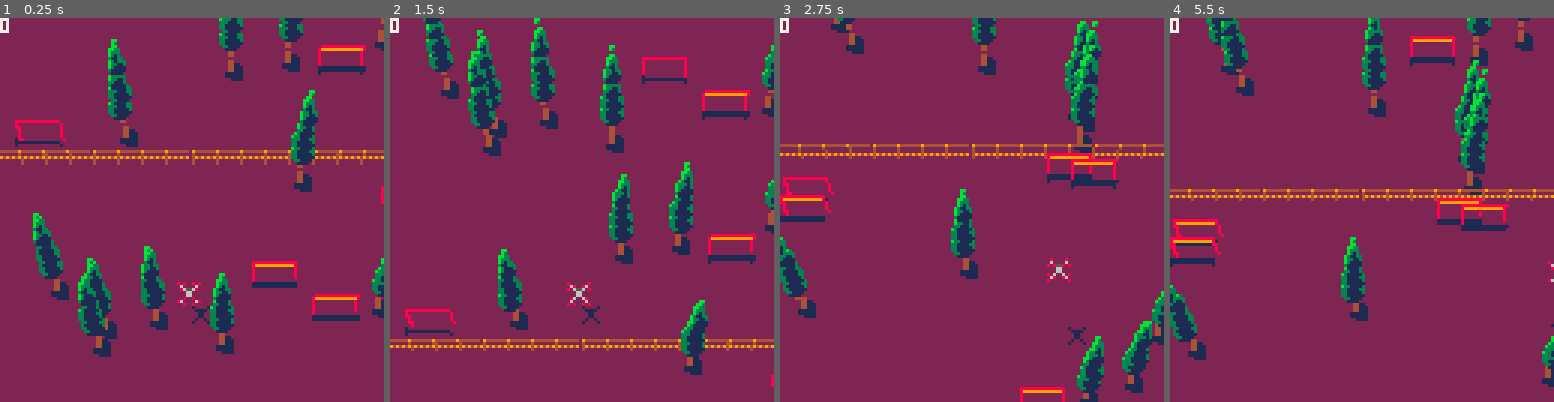
Above: before the commit, frames 1-4 (left to right).
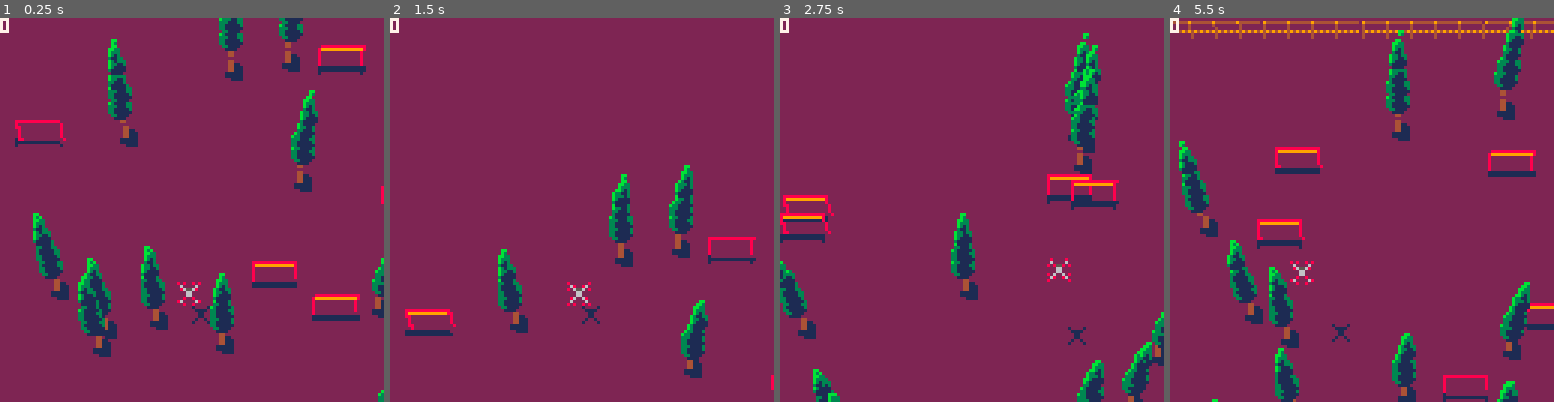
Above: after the commit, the same moments.

Repository: graearea/pico8
Game: PICO-8 cartridge dron.p8
Same seed, same stepped clock (60 frames per second), same inputs: the game is played once before the commit and once after it.
Inputs:
- Up to frame 1 (0.25 s): no input
- Up to frame 2 (1.5 s): tap X (X key) at 0.33, 1.07 s; tap O (Z key) at 0.7 s
- Up to frame 3 (2.75 s): hold Right 1.6-2.1 s; tap O (Z key) at 1.7, 2.1, 2.5 s; tap X (X key) at 1.85 s; hold Up 2.15-2.42 s; hold Right from 2.47 s (still down)
- Up to frame 4 (5.5 s): tap O (Z key) every 0.4 s from 2.9 to 5.3 s; tap X (X key) at 2.97, 4.08, 5.2 s; release Right at 3.03 s; hold Left 3.08-3.58 s; hold Down 3.63-3.97 s; hold Right 4.02-4.68 s; hold Up 4.73-5.03 s; hold Left from 5.08 s (still down)

The runs differ from the first frame. In frame 1, 1.9% of the frame differs, in the area x 0-100%, y 0-100%; in frame 2, 9.4%; in frame 3, 11%; in frame 4, 22%.

Commit message:
shaadows

Diff:
--- a/dron.p8
+++ b/dron.p8
@@ -5,6 +5,7 @@
 
 dead=false
 speed=1
+track_length=512
 
 function _update()
 	if dead then
@@ -71,7 +72,7 @@
 end
 
 function movedown(thing)
- thing.y=(thing.y+speed)%128
+ thing.y=(thing.y+speed)%track_length
 end
 
 --drawing decorators
@@ -92,127 +93,6 @@
  end
 end
 
--->8
--- drone
-
-function drone()
-return
-{
- x=64, y=96, z=3,
- speed=1,
- dx=0, dy=0,
- frame = 0,
-	update = function(self)
-	 self.frame =(self.frame+1)%3
-		if (btn(⬅️)) then self.dx=self.dx-1 end
- 	if (btn(➡️)) then self.dx=self.dx+1 end
- 	if (btn(❎)) then speed=clamp(speed+0.5,0,2) end
- 	if (btn(🅾️)) then speed=clamp(speed-0.5,0,2) end
-  if (btn(⬆️)) then
-  	self.z=clamp(self.z+1,0,10)
-  end
-  if (btn(⬇️)) then
-   self.z=clamp(self.z-1,0,10)
-  end
-
-  self.x=self.x+clamp(self.dx/4,-2,2)
-
-
-  self.dx=self.dx*0.90
-	end,
-
-	draw=function(self)
-		local drx=self.x-4
- 	local dry=self.y-4
-		spr(5,drx+self.z,dry+self.z)
-	 spr(self.frame,
-		 transform(drx,self.z,64),
-		 transform(dry,self.z,150))
-
-	end
-}
-end
-
-dron = drone()
--->8
--- trees
-
-function tree()
-	local tree = {
-  x=flr(rnd(128)),
-  y=flr(rnd(128)),
-
-		collision=function(self,d)
-		 	 local distsq=(d.x-self.x)*(d.x-self.x)+
-	  	(d.y-self.y)*(d.y-self.y)
-	  if distsq<64 then
-	   dead=true
- 	 end
-		end,
-
-  update = function(self,d)
- 	 movedown(self)
- 	 self:collision(d)
-  end,
-
-  draw=function(self)
-   drawtree(self.x-4,self.y-4)
-  end
- }
-	return tree
-end
-
-function drawtree(x,y)
-	for i=6,13 do
-	spr(i,
-		transform(x,i-6,64),
-		transform(y,i-6,256))
-	end
-end
-
-function drawtreepersp(x,y)
-	for i=6,13 do
-		sspr(48+(i-6)*8,0,8,8,
-			perspective(
-			 transform(x,i-6,64)
-		,y)
-
-			,
-		 transform(y,i-6,256),8*(1+y/100),8*(1+y/100)
-		)
-	end
-end
--->8
---fence
-function fence()
- return {
-	y =-rnd(256),
-		collision=function(self,d)
-		 if abs(self.y-d.y)<3 and
-		 d.z < 3
-		 then
-	   dead=true
-	  end
-		end,
-
-	update=function(self,d)
-		movedown(self)
-		self:collision(d)
-	end,
-
-	draw=function(self)
-	 for x=0,128,8 do
-	 	for i=31,38 do
-				spr(i,
-					transform(x,i-31,64,256),
-					transform(self.y,i-31,256,256)
-				)
-			end
-	 end
-	end
-}
-end
--->8
 --heapsort stolen from @morgan3d
 
 function ce_heap_sort(data)
@@ -266,6 +146,126 @@
  end
 end
 -->8
+-- drone
+
+function drone()
+return
+{
+ x=64, y=96, z=3,
+ speed=1,
+ dx=0, dy=0,
+ frame = 0,
+	update = function(self)
+	 self.frame =(self.frame+1)%3
+		if (btn(⬅️)) then self.dx=self.dx-1 end
+ 	if (btn(➡️)) then self.dx=self.dx+1 end
+ 	if (btn(❎)) then speed=2 end
+ 	if (btn(🅾️)) then speed=1 end
+  if (btn(⬆️)) then
+  	self.z=clamp(self.z+1,0,10)
+  end
+  if (btn(⬇️)) then
+   self.z=clamp(self.z-1,0,10)
+  end
+
+  self.x=self.x+clamp(self.dx/4,-2,2)
+
+
+  self.dx=self.dx*0.90
+	end,
+
+	draw=function(self)
+		local drx=self.x-4
+ 	local dry=self.y-4
+		spr(5,drx+self.z,dry+self.z)
+	 spr(self.frame,
+		 transform(drx,self.z,64),
+		 transform(dry,self.z,150))
+
+	end
+}
+end
+
+dron = drone()
+-->8
+-- trees
+
+function tree()
+	local tree = {
+  x=flr(rnd(128)),
+  y=flr(rnd(128)),
+
+		collision=function(self,d)
+		 	 local distsq=(d.x-self.x)*(d.x-self.x)+
+	  	(d.y-self.y)*(d.y-self.y)
+	  if distsq<64 then
+	   dead=true
+ 	 end
+		end,
+
+  update = function(self,d)
+ 	 movedown(self)
+ 	 self:collision(d)
+  end,
+
+  draw=function(self)
+   drawtree(self.x-4,self.y-4)
+  end
+ }
+	return tree
+end
+
+function drawtree(x,y)
+	for i=6,13 do
+	spr(i,
+		transform(x,i-6,64),
+		transform(y,i-6,256))
+	end
+end
+
+function drawtreepersp(x,y)
+	for i=6,13 do
+		sspr(48+(i-6)*8,0,8,8,
+			perspective(
+			 transform(x,i-6,64)
+		,y)
+
+			,
+		 transform(y,i-6,256),8*(1+y/100),8*(1+y/100)
+		)
+	end
+end
+-->8
+--fence
+function fence()
+ return {
+	y =-rnd(128),
+		collision=function(self,d)
+		 if abs(self.y-d.y)<3 and
+		 d.z < 3
+		 then
+	   dead=true
+	  end
+		end,
+
+	update=function(self,d)
+		movedown(self)
+		self:collision(d)
+	end,
+
+	draw=function(self)
+	 for x=0,128,8 do
+	 	for i=31,38 do
+				spr(i,
+					transform(x,i-31,64,256),
+					transform(self.y,i-31,256,256)
+				)
+			end
+	 end
+	end
+}
+end
+-->8
 --gate
 function gate()
  return {
